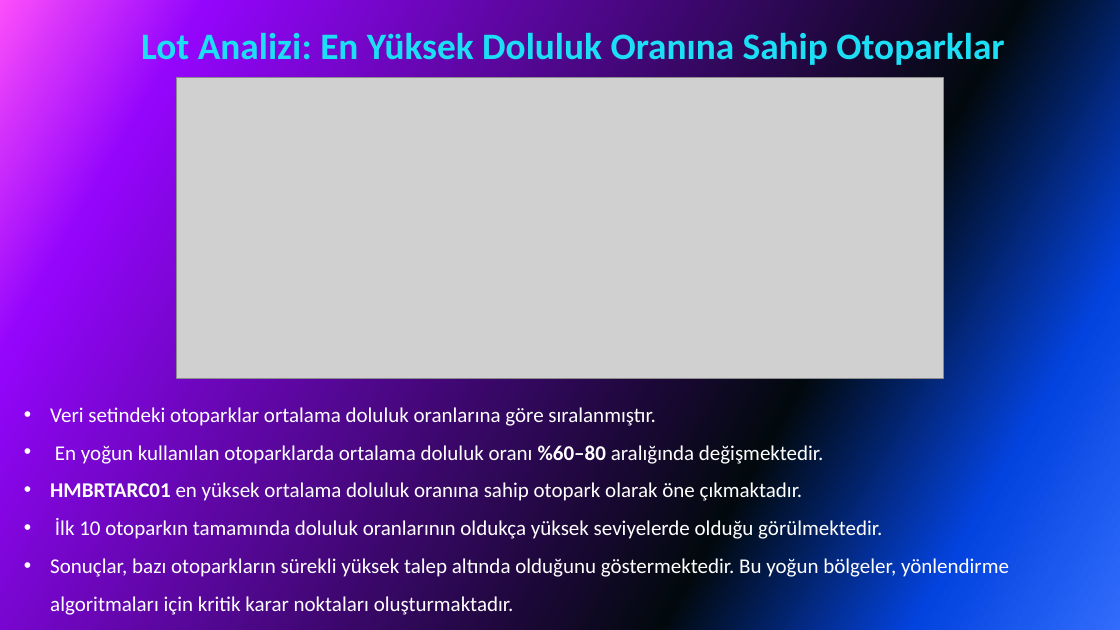
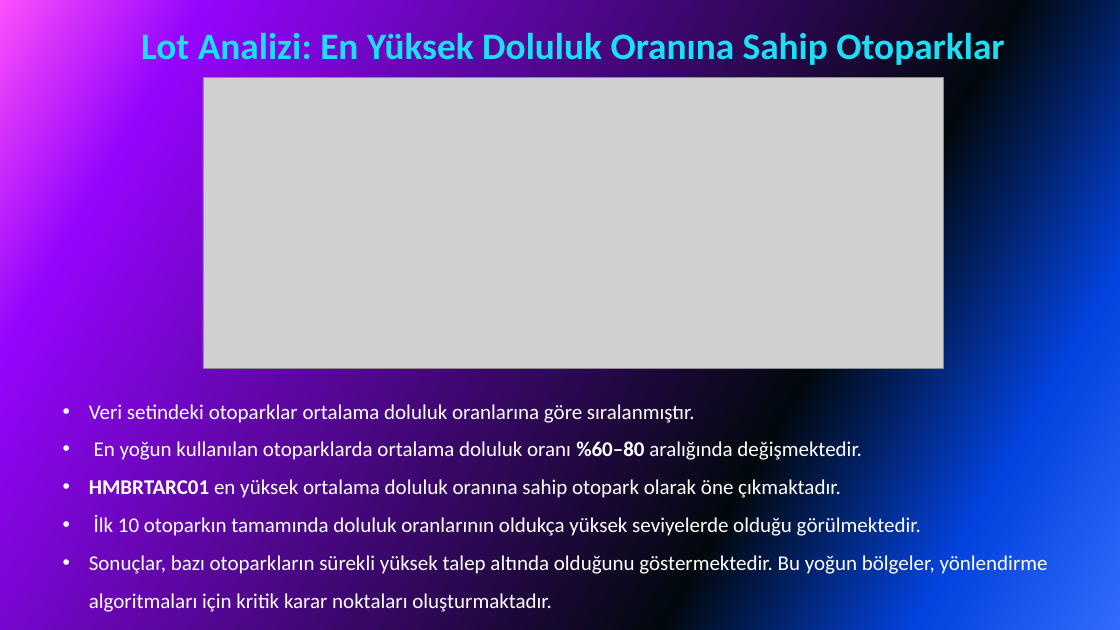
Before and after one commit to Yapay-Sinir-Aglari-Proje/Akilli_Park, a slide deck: slide 19 of AKILLI PARK SUNUM (01.06.2026).pptx. Drawn at 1120x630 pixels with LibreOffice and Linux fonts; fonts in the diff are those of the drawing; grey boxes stand for pictures. Boxes give left, top, right and bottom in pixels: in the first picture for what was removed or moved away, otherwise in the second. Text is boxed around its words. In the diff, an @@ line names an element or a change of style, - is before the commit and + after.

Commit message:
Sunumda bazı şekiller küçültüldü.

```diff
--- a/AKILLI PARK SUNUM (01.06.2026).pptx
+++ b/AKILLI PARK SUNUM (01.06.2026).pptx
@@ picture: place and size @@
-picture at box(176, 78, 943, 379)
+picture at box(203, 78, 944, 369)
@@ text "Veri setindeki otoparklar ortalama doluluk ...": place and size @@
-text "Veri setindeki otoparklar ortalama doluluk ..." at box(50, 407, 1009, 615)
+text "Veri setindeki otoparklar ortalama doluluk ..." at box(89, 404, 1048, 612)
```
Also in this commit, not shown: 22 other slides changed.
